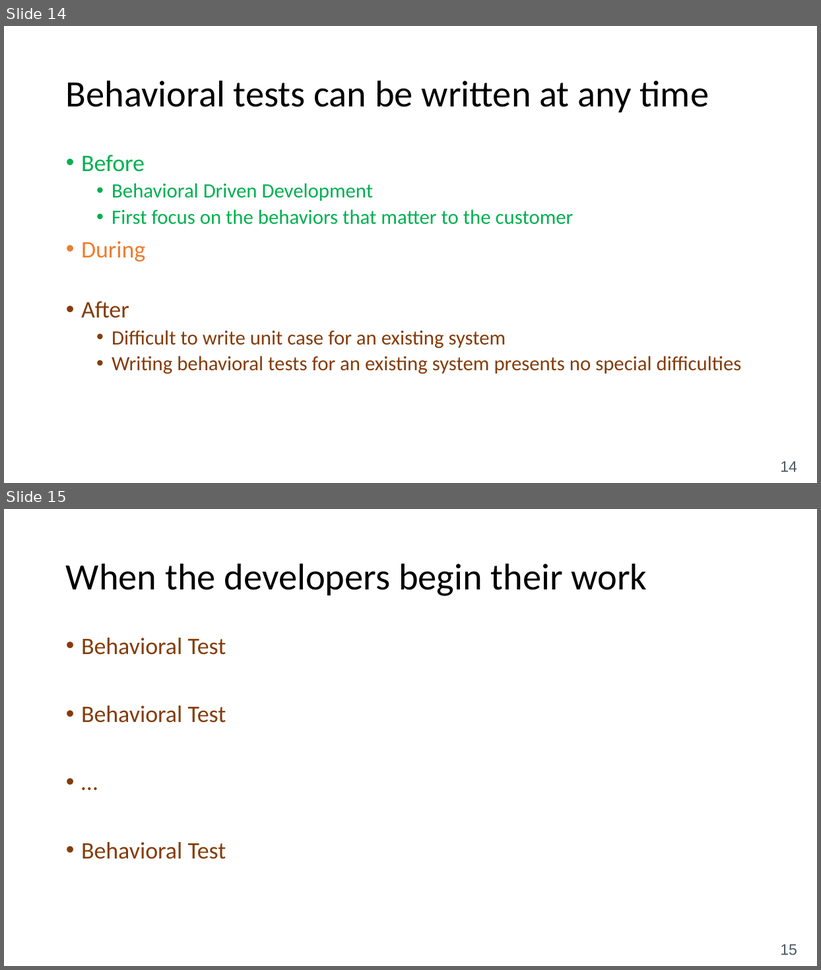
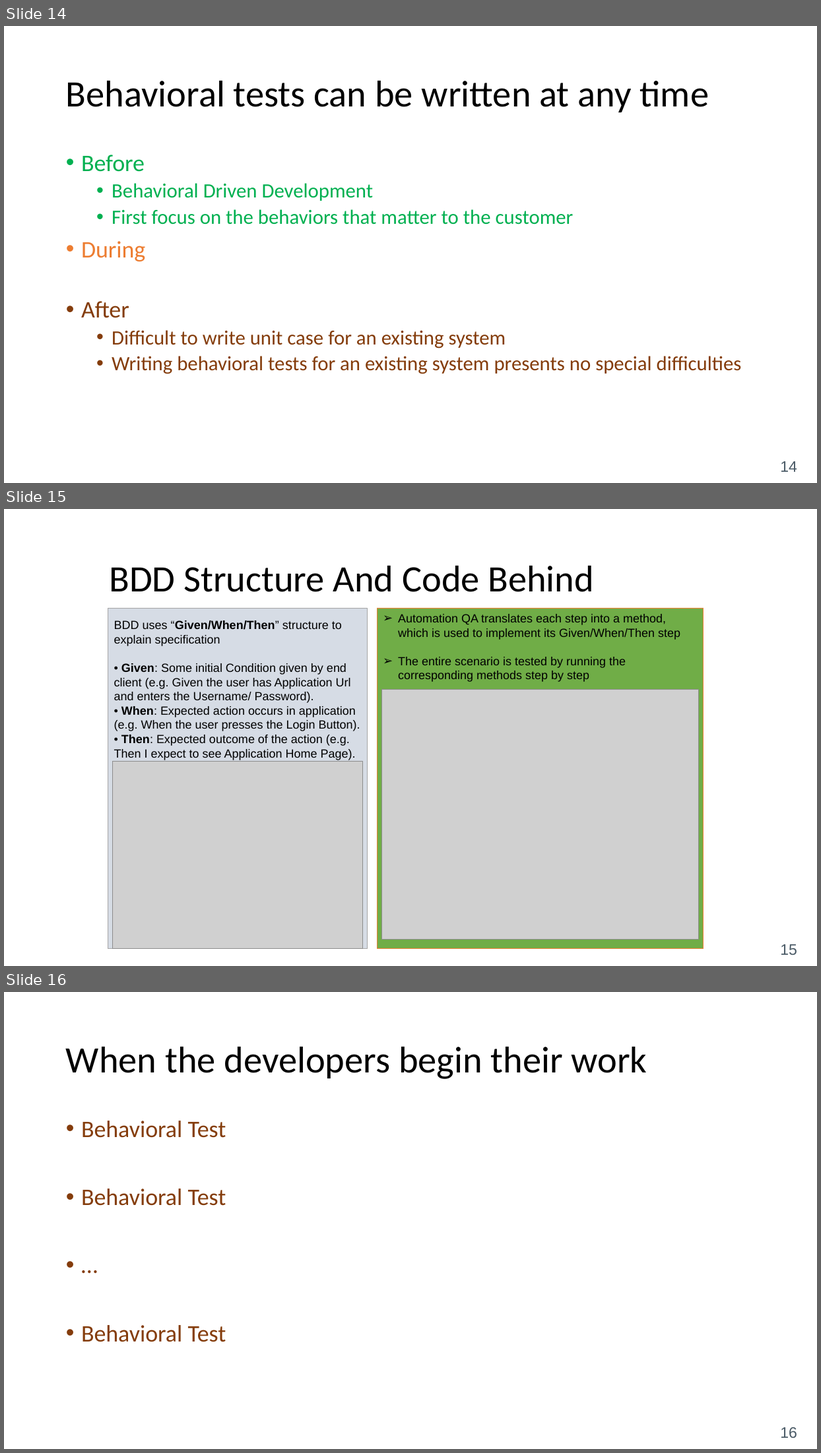
Before and after one commit to mostafarastgar/mockito-project, a slide deck: TDD_BDD Introduction.pptx. Shown one above the other, each under a label of ours: slides 14 and 15 before the commit, slides 14, 15 and 16 after it. The pictures are 821x970 and 821x1453 pixels, drawn with LibreOffice and Linux fonts; fonts in the diff are those of the drawing; grey boxes stand for pictures. Boxes give left, top, right and bottom in pixels: in the first picture for what was removed or moved away, otherwise in the second. Text is boxed around its words. In the diff, an @@ line names an element or a change of style, - is before the commit and + after.

```diff
--- a/TDD_BDD Introduction.pptx
+++ b/TDD_BDD Introduction.pptx
@@ slide 15 added at [4, 509, 817, 966], background #FFFFFF; not listed: 1 template element that a slide beside it also shows @@
@@ text added at [109, 565, 594, 592], 44 pt, text #000000 @@
+BDD Structure And Code Behind
@@ rectangle added at [108, 608, 368, 949], fill #D6DCE5, outline #A5A5A5 0.5 pt, 14 pt, text #000000 @@
+BDD uses “Given/When/Then” structure to explain specification
+• Given: Some initial Condition given by end client (e.g. Given the user has Application Url and enters the Username/ Password).
+• When: Expected action occurs in application (e.g. When the user presses the Login Button).
+• Then: Expected outcome of the action (e.g. Then I expect to see Application Home Page).
@@ rectangle added at [378, 608, 704, 949], fill #70AD47, outline #ED7D31 0.5 pt, 14 pt, text #000000 @@
+➢ Automation QA translates each step into a method, which is used to implement its Given/When/Then step
+➢ The entire scenario is tested by running the corresponding methods step by step
@@ picture added at [382, 690, 699, 939] @@
@@ picture added at [113, 762, 362, 949] @@
@@ what was slide 15 is now slide 16 @@
@@ page number at [780, 1428, 797, 1438]: text changed @@
-15
+16
```
Also in this commit, not shown: 2 slides changed, 3 other slides added, 2 other files.
